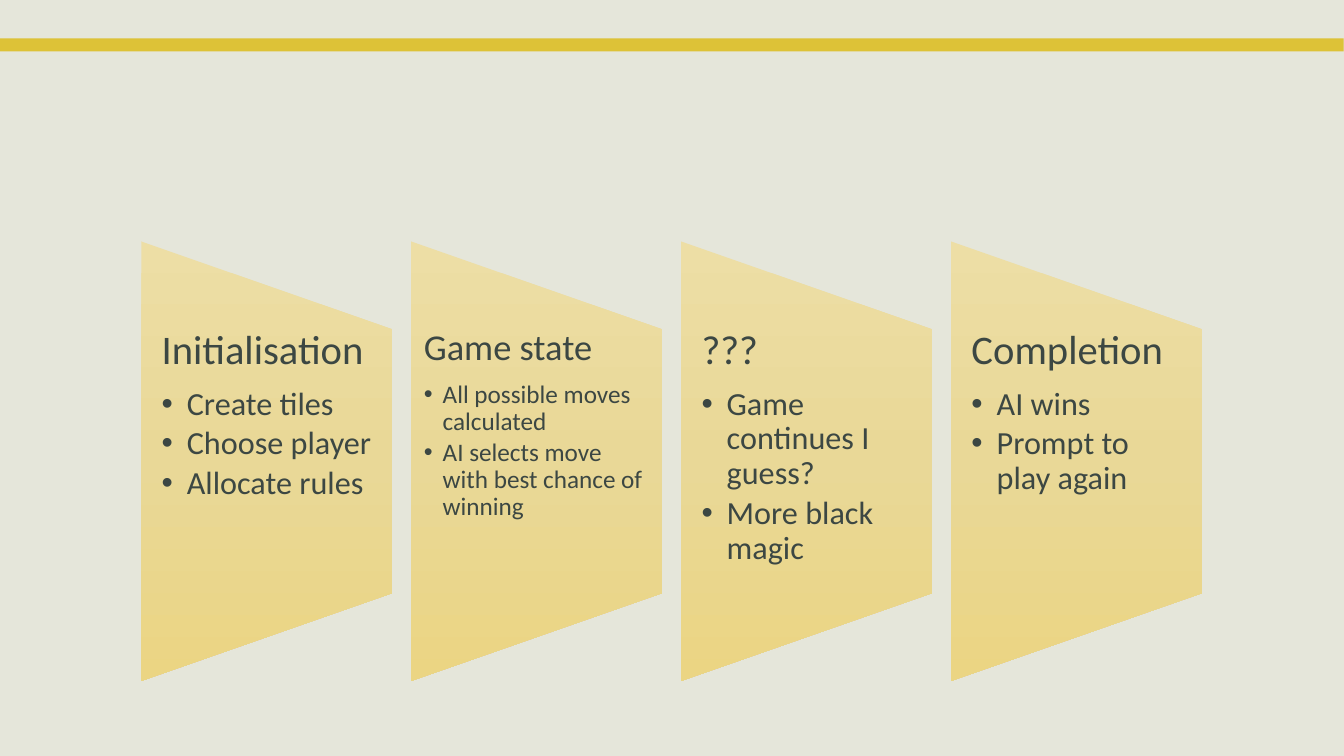
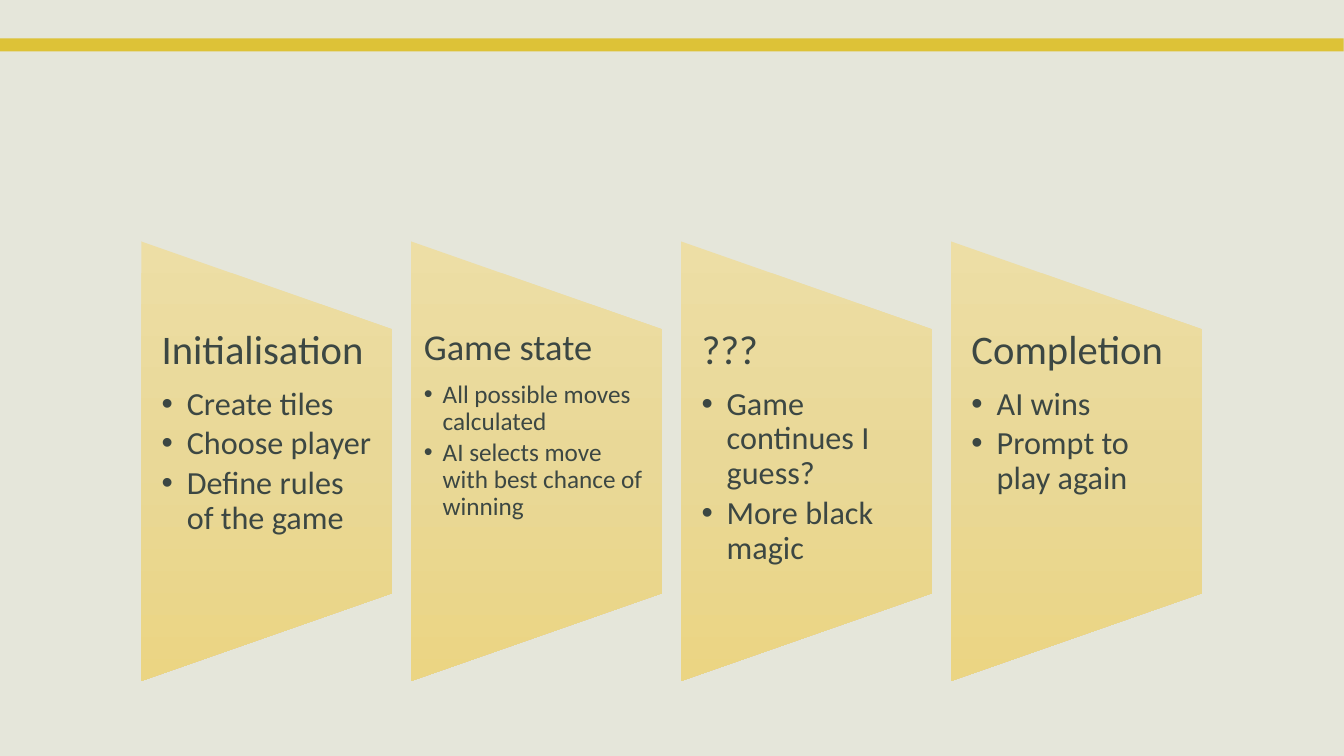
Before and after one commit to PhilipCastiglione/SIT215_PBL3, a slide deck: slide 6 of PST3.pptx (slide 5 before the commit). Drawn at 1344x756 pixels with LibreOffice and Linux fonts; fonts in the diff are those of the drawing; background and template pictures are left out. Boxes give left, top, right and bottom in pixels: in the first picture for what was removed or moved away, otherwise in the second. Text is boxed around its words. In the diff, an @@ line names an element or a change of style, - is before the commit and + after.

```diff
--- a/PST3.pptx
+++ b/PST3.pptx
@@ text at box(187, 471, 344, 535): text changed @@
-  •• Allocate rules
+  •• Define rules of the game
```
Also in this commit, not shown: 2 other slides changed, 1 slide added.
